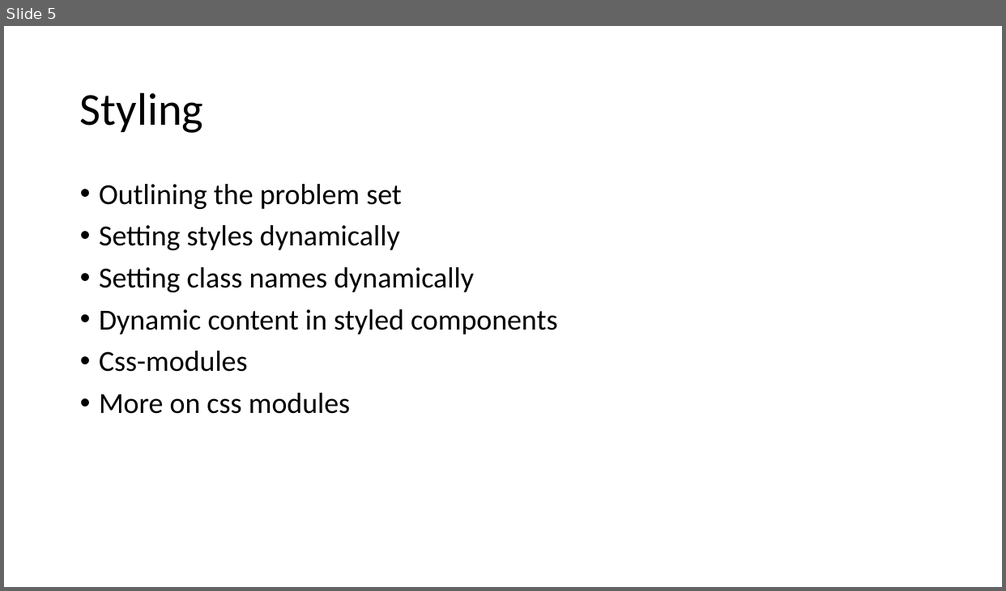
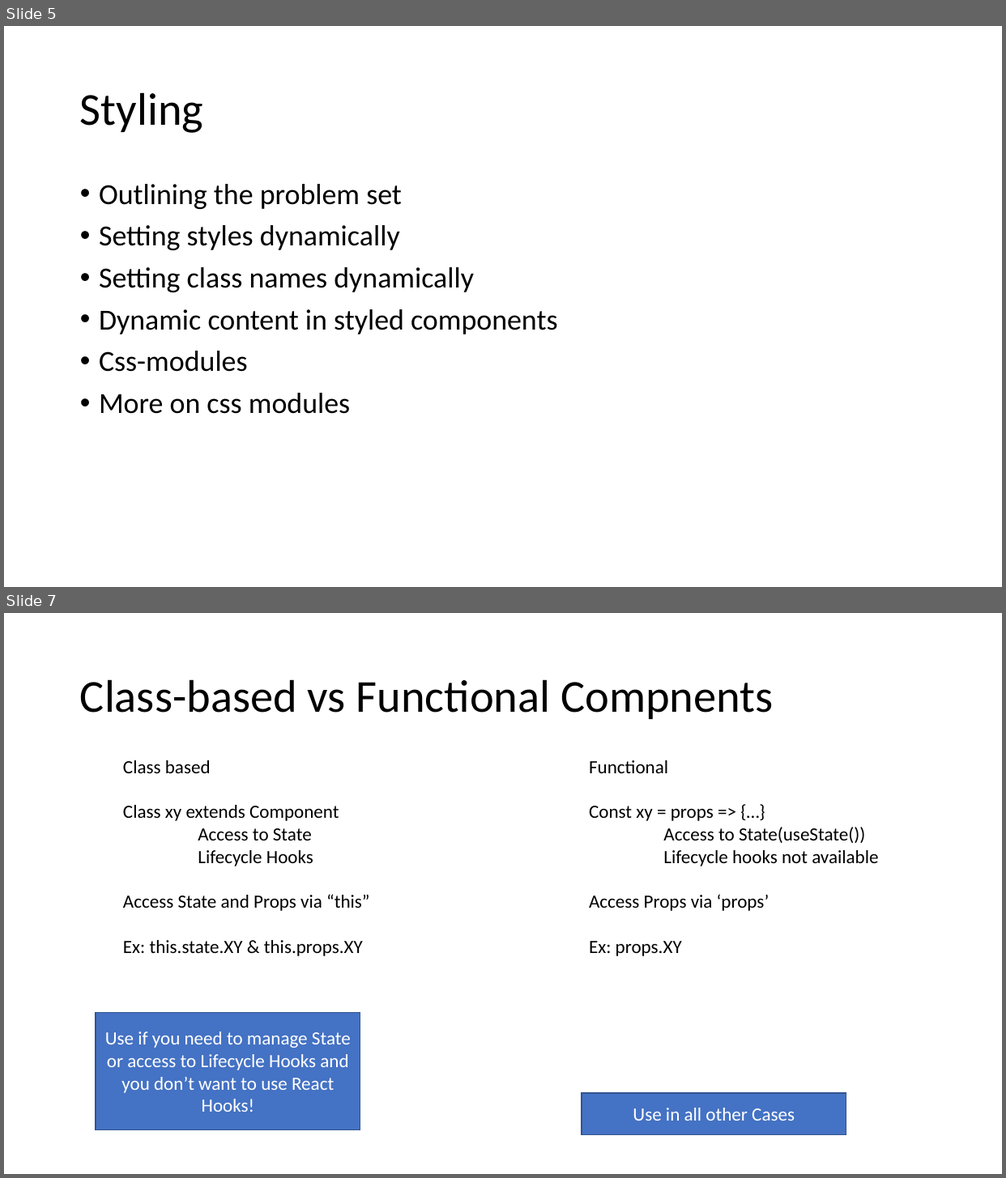
Before and after one commit to PiyushChaturvedii/batch03, a slide deck: Create-react-app.pptx. Shown one above the other, each under a label of ours: slide 5 before the commit, slides 5 and 7 after it; the slides between them are not shown. The pictures are 1006x591 and 1006x1178 pixels, drawn with LibreOffice and Linux fonts; fonts in the diff are those of the drawing. Boxes give left, top, right and bottom in pixels: in the first picture for what was removed or moved away, otherwise in the second. Text is boxed around its words. In the diff, an @@ line names an element or a change of style, - is before the commit and + after.

```diff
--- a/Create-react-app.pptx
+++ b/Create-react-app.pptx
@@ slide 7 added at bbox=[4, 613, 1002, 1174], background #FFFFFF @@
@@ title added at bbox=[80, 679, 773, 719], 44 pt, text #000000 @@
+Class-based vs Functional Compnents
@@ text added at bbox=[123, 760, 369, 956], 18 pt, text #000000 @@
+Class based
+Class xy extends Component
+Access to State
+Lifecycle Hooks
+Access State and Props via “this”
+Ex: this.state.XY & this.props.XY
@@ text added at bbox=[589, 760, 878, 956], 18 pt, text #000000 @@
+Functional
+Const xy = props => {…}
+Access to State(useState())
+Lifecycle hooks not available
+Access Props via ‘props’
+Ex: props.XY
@@ rectangle added at bbox=[96, 1013, 360, 1131], fill #4472C4, outline #325491 1 pt, 18 pt, text #FFFFFF @@
+Use if you need to manage State or access to Lifecycle Hooks and you don’t want to use React Hooks!
@@ rectangle added at bbox=[582, 1093, 847, 1135], fill #4472C4, outline #325491 1 pt, 18 pt, text #FFFFFF @@
+Use in all other Cases
```
Also in this commit, not shown: 3 other slides added, 59 other files.
